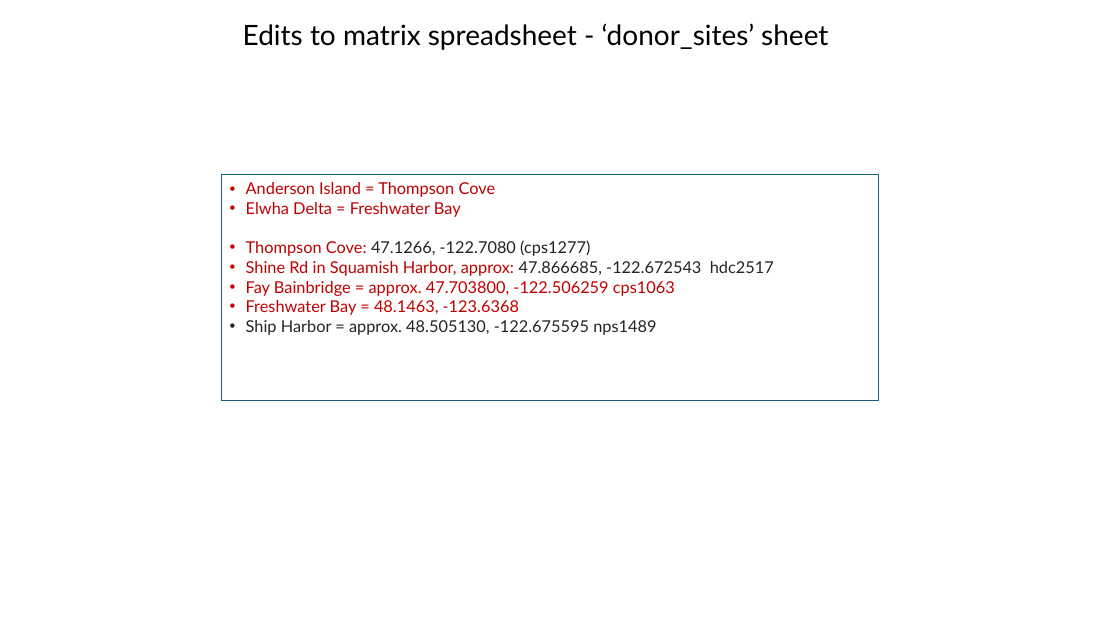
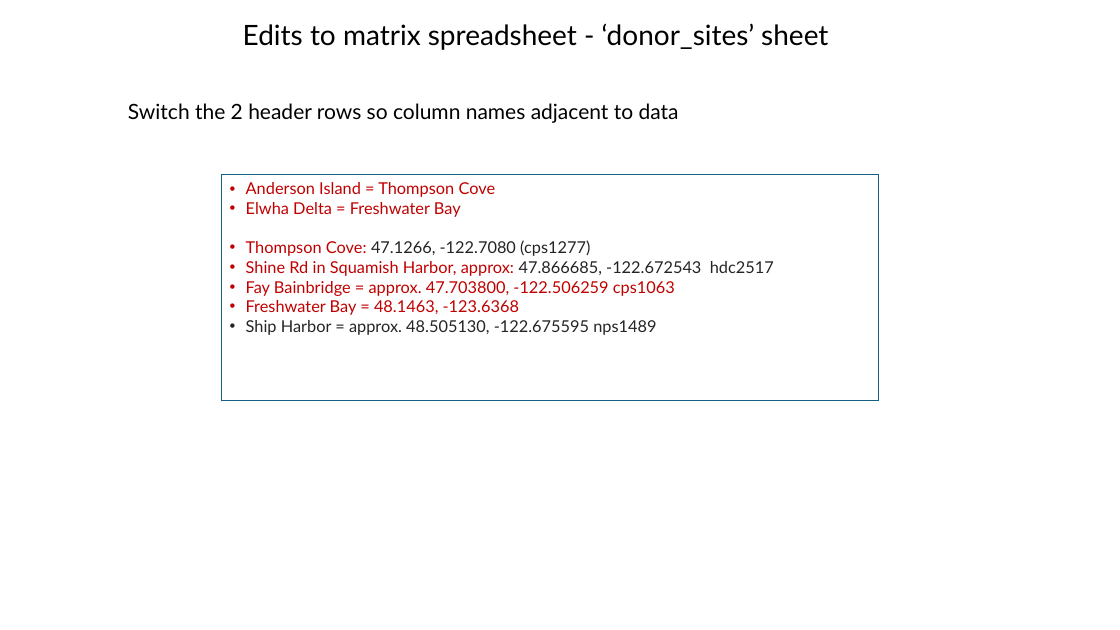
Before and after one commit to WA-Nearshore/seagrass-restoration-processing, a slide deck: slide 22 of docs/seagrass_restoration_storymap_notes.pptx (slide 21 before the commit). Drawn at 1120x630 pixels with LibreOffice and Linux fonts; fonts in the diff are those of the drawing. Boxes give left, top, right and bottom in pixels: in the first picture for what was removed or moved away, otherwise in the second. Text is boxed around its words. In the diff, an @@ line names an element or a change of style, - is before the commit and + after.

Commit message:
Bringing in updated source data Matrix.

```diff
--- a/docs/seagrass_restoration_storymap_notes.pptx
+++ b/docs/seagrass_restoration_storymap_notes.pptx
@@ text added at box(128, 103, 679, 123), 18 pt, text #000000 @@
+Switch the 2 header rows so column names adjacent to data
```
Also in this commit, not shown: 2 other slides changed, 1 slide added, 5 other files.
